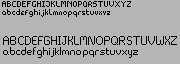
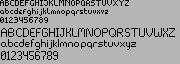
Layered file, before and after one edit (w=180, h=64). Changes by layer:
painted on "Large" over [1, 28, 177, 60]
renamed "small" to "Small", painted on it over [0, 0, 131, 23]
